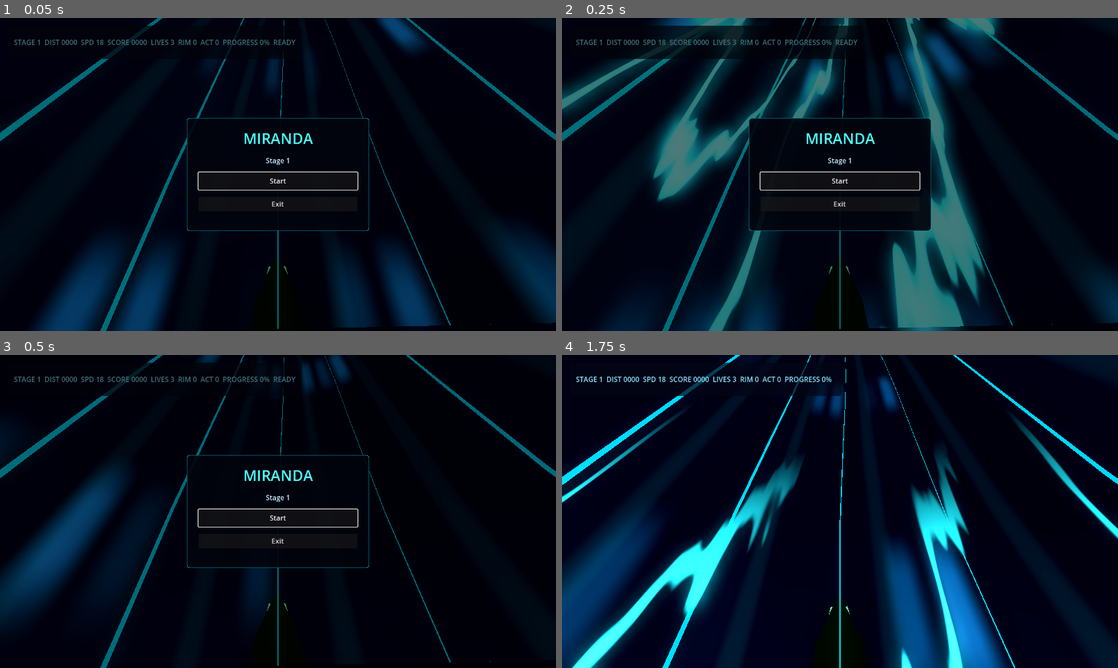
Above: before the commit, frames 1-4 (two rows, left to right).
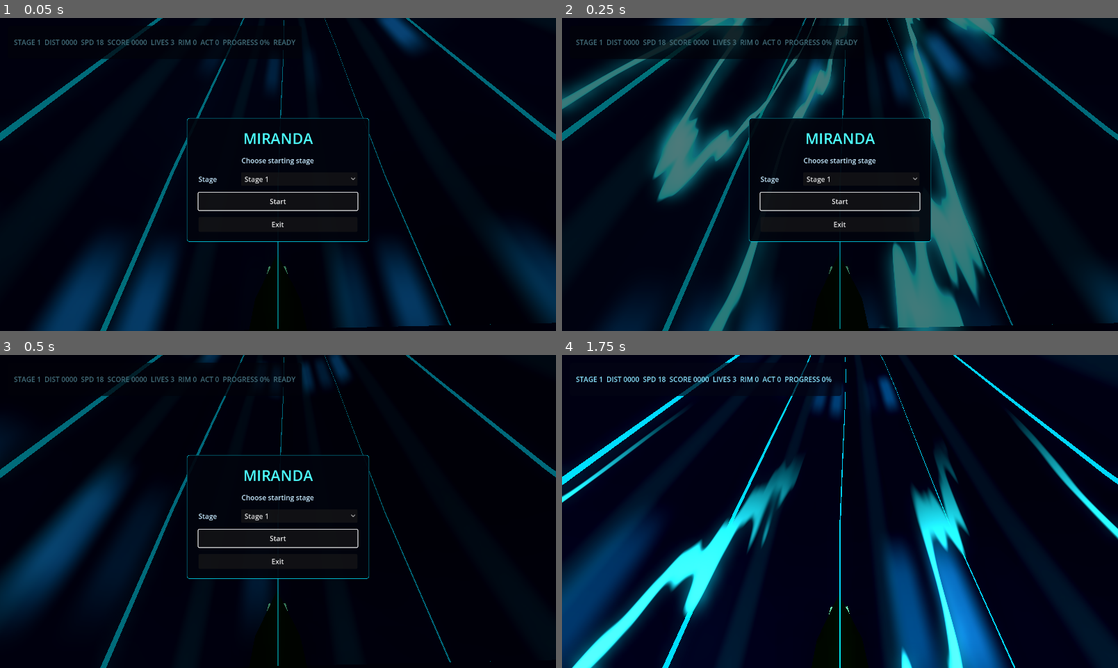
Above: after the commit, the same moments.

Repository: hobsojam/super-miranda-3d
Game: Godot game, scene res://scenes/storm_preview.tscn
Two runs of this game, one before a commit and one after it. Both use one fixed random seed, a clock stepped at 60 frames per second and the inputs below.
Inputs:
- Up to frame 1 (0.05 s): no input
- Up to frame 2 (0.25 s): no input
- Up to frame 3 (0.5 s): no input
- Up to frame 4 (1.75 s): click "Start" at 0.5 s; tap Enter (ui_accept) at 1.25, 1.52 s; hold Right (ui_right) from 1.28 s (still down); hold R from 1.28 s (still down)

The runs differ from the first frame. In frame 1, 1.0% of the frame differs, in the area x 33-67%, y 44-72%; in frame 2, 1.3%; in frame 3, 1.1%; in frame 4, nothing differs.

Commit message:
Add stage selection test mode

Diff:
--- a/scripts/storm_stage.gd
+++ b/scripts/storm_stage.gd
@@ -74,8 +74,10 @@
 var _state_panel: Control
 var _state_title: Label
 var _state_body: Label
+var _stage_selector: OptionButton
 var _state_primary_button: Button
 var _state_secondary_button: Button
+var _selected_start_stage: int = 1
 
 class StageHazard:
 	var spawn_distance: float
@@ -116,7 +118,7 @@
 	_hud_label = get_node(hud_label_path) as Label
 	_setup_audio()
 	_setup_state_overlay()
-	_build_stage_one()
+	_build_stage_for(1)
 	_runner.set_input_enabled(false)
 	_show_start_screen()
 	_update_hud()
@@ -190,9 +192,13 @@
 	_update_hud()
 
 func restart_stage() -> void:
+	_start_stage(_selected_start_stage)
+
+func _start_stage(stage: int) -> void:
 	lives = 3
 	_score = 0
-	_stage = 1
+	_stage = clampi(stage, 1, 2)
+	_selected_start_stage = _stage
 	_game_over = false
 	_game_complete = false
 	_run_active = true
@@ -204,14 +210,20 @@
 	_clear_bullets()
 	_clear_enemy_bolts()
 	_clear_rim_obstacles()
-	_build_stage_one()
-	_storm.set_guide_overdraw_enabled(true)
-	_load_music_stage(1)
+	_build_stage_for(_stage)
+	_storm.set_guide_overdraw_enabled(_stage == 1)
+	_load_music_stage(_stage)
 	_hide_state_overlay()
 	_update_hud()
 
 func _start_game() -> void:
-	restart_stage()
+	_start_stage(_selected_start_stage)
+
+func _build_stage_for(stage: int) -> void:
+	if stage == 2:
+		_build_stage_two()
+		return
+	_build_stage_one()
 
 func _build_stage_one() -> void:
 	_hazards.clear()
@@ -364,6 +376,23 @@
 	_state_body.add_theme_font_size_override("font_size", 16)
 	box.add_child(_state_body)
 
+	var selector_row: HBoxContainer = HBoxContainer.new()
+	selector_row.add_theme_constant_override("separation", 12)
+	box.add_child(selector_row)
+
+	var selector_label: Label = Label.new()
+	selector_label.custom_minimum_size = Vector2(86.0, 0.0)
+	selector_label.add_theme_color_override("font_color", Color(0.78, 0.92, 1.0))
+	selector_label.text = "Stage"
+	selector_row.add_child(selector_label)
+
+	_stage_selector = OptionButton.new()
+	_stage_selector.size_flags_horizontal = Control.SIZE_EXPAND_FILL
+	_stage_selector.add_item("Stage 1", 1)
+	_stage_selector.add_item("Stage 2", 2)
+	_stage_selector.item_selected.connect(_on_stage_selected)
+	selector_row.add_child(_stage_selector)
+
 	_state_primary_button = Button.new()
 	_state_primary_button.custom_minimum_size = Vector2(0.0, 40.0)
 	_state_primary_button.pressed.connect(_start_game)
@@ -392,22 +421,27 @@
 func _show_start_screen() -> void:
 	_run_active = false
 	_state_title.text = "MIRANDA"
-	_state_body.text = "Stage 1"
+	_state_body.text = "Choose starting stage"
 	_state_primary_button.text = "Start"
+	_sync_stage_selector()
 	_state_panel.visible = true
 	_state_primary_button.grab_focus()
 
 func _show_game_over_screen() -> void:
+	_selected_start_stage = _stage
 	_state_title.text = "GAME OVER"
 	_state_body.text = "Score %04d    Stage %d" % [_score, _stage]
 	_state_primary_button.text = "Restart"
+	_sync_stage_selector()
 	_state_panel.visible = true
 	_state_primary_button.grab_focus()
 
 func _show_complete_screen() -> void:
+	_selected_start_stage = 1
 	_state_title.text = "STORM CLEAR"
 	_state_body.text = "Score %04d" % _score
 	_state_primary_button.text = "Restart"
+	_sync_stage_selector()
 	_state_panel.visible = true
 	_state_primary_button.grab_focus()
 
@@ -417,6 +451,23 @@
 
 func _on_state_exit_pressed() -> void:
 	get_tree().quit()
+
+func _on_stage_selected(index: int) -> void:
+	_selected_start_stage = _stage_selector.get_item_id(index)
+	if not _run_active:
+		_stage = _selected_start_stage
+		_storm.set_guide_overdraw_enabled(_stage == 1)
+		_load_music_stage(_stage)
+		_build_stage_for(_stage)
+		_update_hud()
+
+func _sync_stage_selector() -> void:
+	if _stage_selector == null:
+		return
+	for index in range(_stage_selector.item_count):
+		if _stage_selector.get_item_id(index) == _selected_start_stage:
+			_stage_selector.select(index)
+			return
 
 func _advance_stage() -> void:
 	_play_sfx(CLEAR_SOUND)
